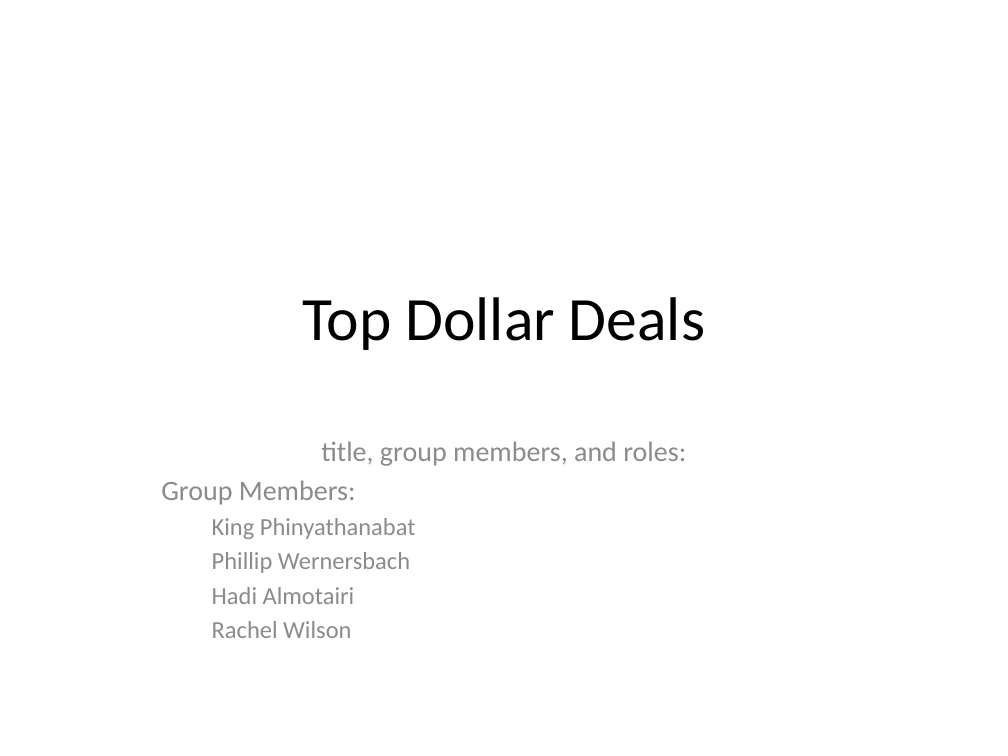
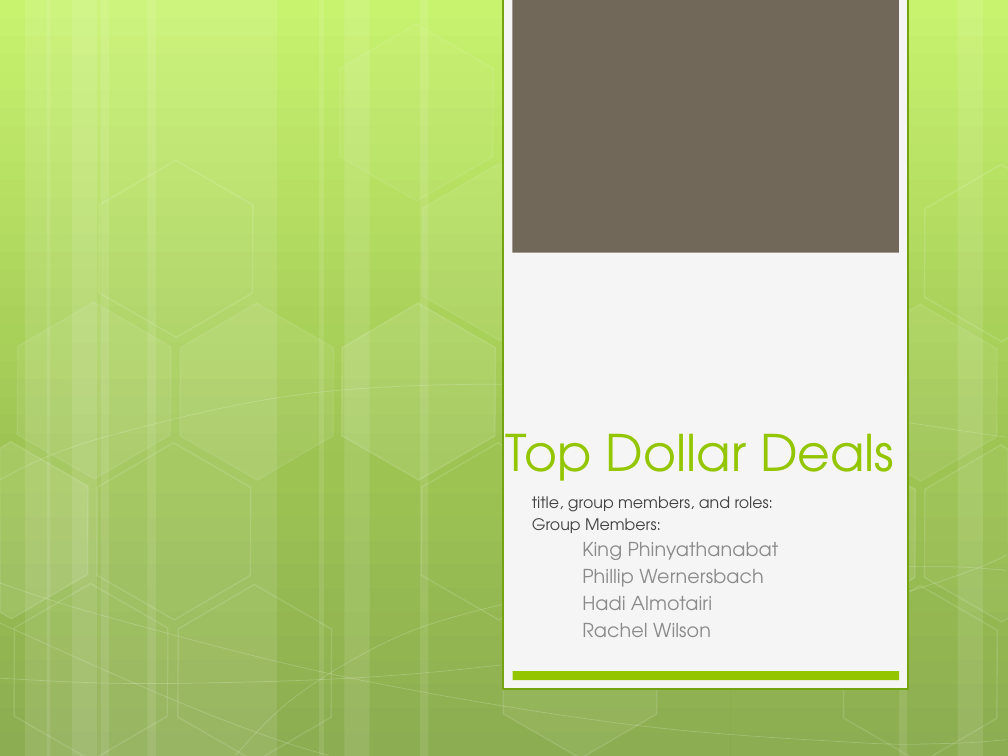
Before and after one commit to suphaphan/CSC440TopDollarDeals, a slide deck: slide 1 of Deliverbles/Inception/Inception_Stage.pptx. Drawn at 1008x756 pixels with LibreOffice and Linux fonts; fonts in the diff are those of the drawing. Boxes give left, top, right and bottom in pixels: in the first picture for what was removed or moved away, otherwise in the second. Text is boxed around its words. In the diff, an @@ line names an element or a change of style, - is before the commit and + after.

```diff
--- a/Deliverbles/Inception/Inception_Stage.pptx
+++ b/Deliverbles/Inception/Inception_Stage.pptx
@@ background #FFFFFF to gradient #C3F35F to #93BF3F to #81A53E @@
@@ rectangle added at (x1=503, y1=0, x2=908, y2=689), fill #F5F5F5, outline #74A510 1.25 pt @@
@@ rectangle added at (x1=512, y1=0, x2=898, y2=253), fill #71685A @@
@@ group added at (x1=0, y1=0, x2=1008, y2=756): 14 hexagons, 12 rectangles, 8 freeform shapes @@
@@ title "Top Dollar Deals" moved from (x1=302, y1=297, x2=705, y2=350) to (x1=506, y1=433, x2=894, y2=481) @@
@@ title "Top Dollar Deals" at (x1=506, y1=433, x2=894, y2=481): size 44 to 36 pt, font Calibri to TeX Gyre Adventor, text colour #000000 to #94C600; alignment centre to left; vertical alignment middle to bottom @@
@@ subtitle "title, group members, and roles:" moved from (x1=161, y1=441, x2=686, y2=638) to (x1=532, y1=496, x2=779, y2=637) @@
@@ subtitle "title, group members, and roles:" at (x1=532, y1=496, x2=779, y2=637): size 20 to 11.2 pt, text colour #8C8C8C to #424242 in "title, group members, and roles:", "Group Members:"; font Calibri to TeX Gyre Adventor; size 17.5 to 13.8 pt in "King Phinyathanabat", "Phillip Wernersbach", "Hadi Almotairi", "Rachel Wilson"; alignment centre to left; less space between paragraphs @@
@@ rectangle added at (x1=513, y1=671, x2=899, y2=680), fill #94C600 @@
```
Also in this commit, not shown: 4 other slides changed.
